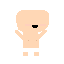
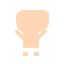
The second 64 x 64 image is a revision of the first. Changes to its layers:
painted on "Layer 4" over [32, 25, 38, 28]
